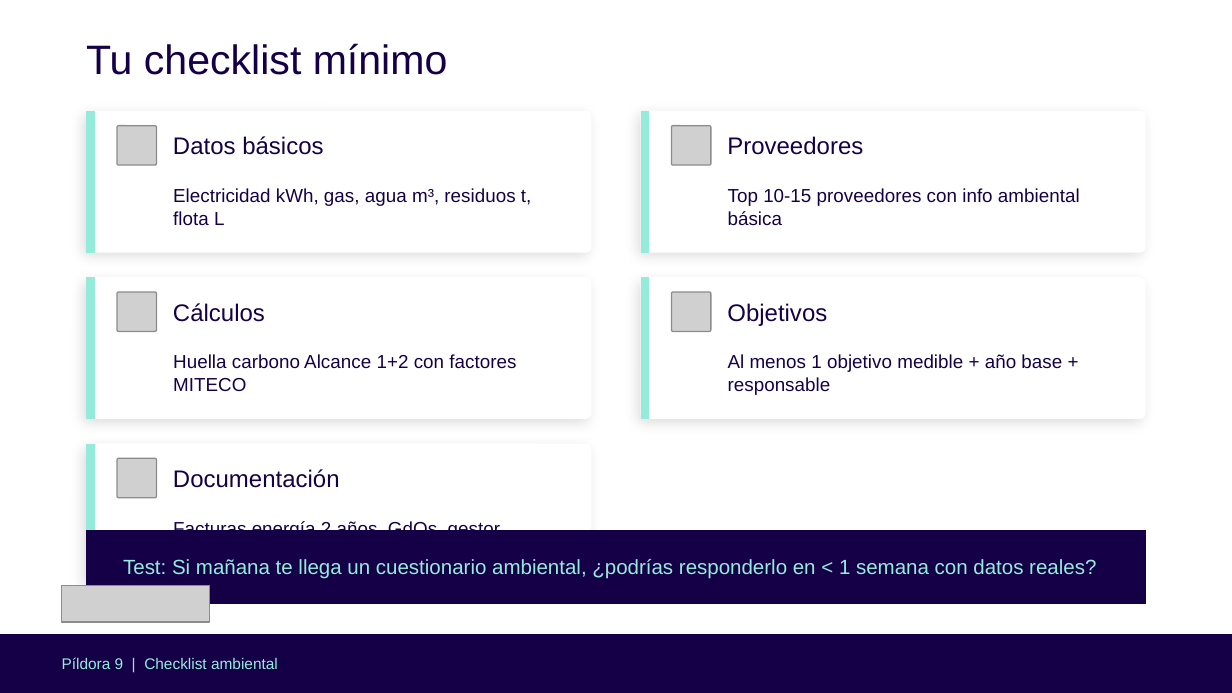
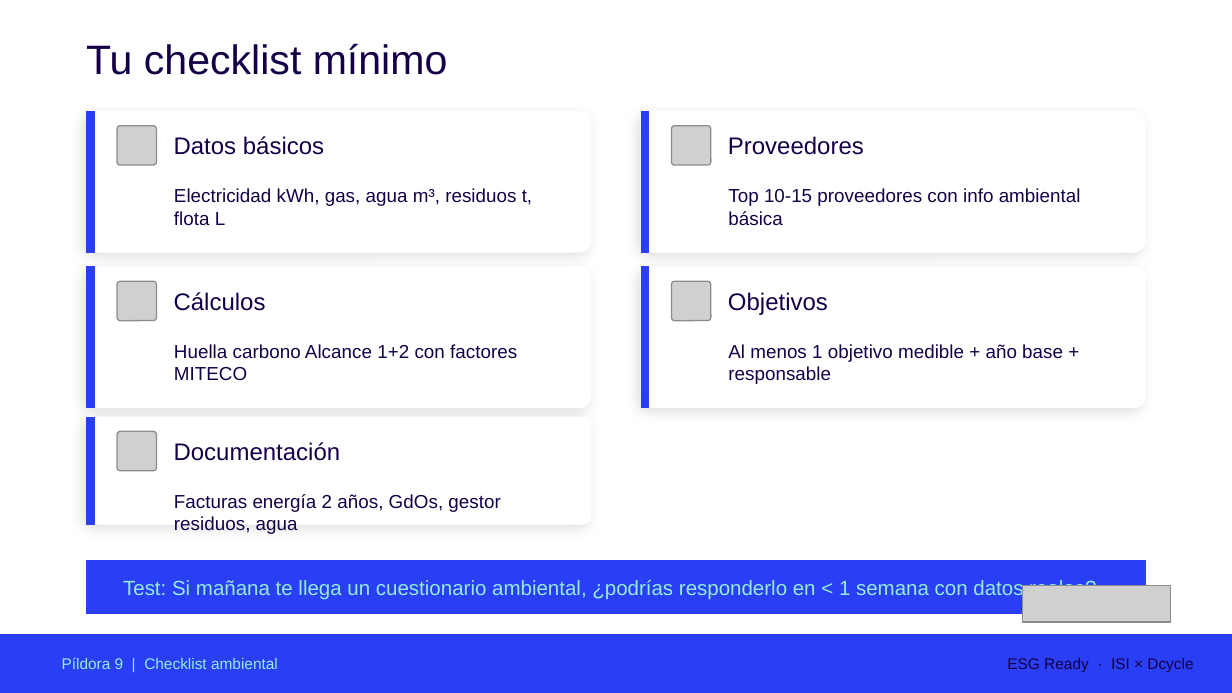
Before and after one commit to albaselvaortiz/claude-projects, a slide deck: slide 24 of claude_ESG_Ready_Modulo2_ISI.pptx. Drawn at 1232x693 pixels with LibreOffice and Linux fonts; fonts in the diff are those of the drawing; grey boxes stand for pictures. Boxes give left, top, right and bottom in pixels: in the first picture for what was removed or moved away, otherwise in the second. Text is boxed around its words. In the diff, an @@ line names an element or a change of style, - is before the commit and + after.

```diff
--- a/claude_ESG_Ready_Modulo2_ISI.pptx
+++ b/claude_ESG_Ready_Modulo2_ISI.pptx
@@ 4 texts, 2 pictures, 2 rounded rectangles, 2 freeform shapes moved together from (x1=86, y1=277, x2=1146, y2=419) to (x1=86, y1=266, x2=1146, y2=408) @@
@@ rounded rectangle resized from (x1=86, y1=444, x2=591, y2=585) to (x1=86, y1=416, x2=591, y2=525) @@
@@ fill #95EBDA to #2A3EF4 in 5 elements at (x1=86, y1=111, x2=95, y2=253), (x1=641, y1=111, x2=649, y2=253), (x1=86, y1=266, x2=95, y2=408), (x1=641, y1=266, x2=649, y2=408), (x1=86, y1=416, x2=95, y2=525) @@
@@ freeform shape resized from (x1=86, y1=444, x2=95, y2=585) to (x1=86, y1=416, x2=95, y2=525) @@
@@ 2 texts, 1 picture moved together from (x1=117, y1=458, x2=500, y2=562) to (x1=117, y1=431, x2=500, y2=534) @@
@@ freeform shape at (x1=86, y1=561, x2=1146, y2=615): fill #150047 to #2A3EF4 @@
@@ freeform shape resized from (x1=86, y1=530, x2=1146, y2=604) to (x1=86, y1=561, x2=1146, y2=615) @@
@@ text "Test: Si mañana te llega ..." moved from (x1=123, y1=559, x2=1096, y2=579) to (x1=123, y1=579, x2=1096, y2=600) @@
@@ picture moved from (x1=62, y1=585, x2=209, y2=622) to (x1=1023, y1=585, x2=1170, y2=622) @@
@@ freeform shape at (x1=0, y1=634, x2=1232, y2=692): fill #150047 to #2A3EF4 @@
@@ proportions changed in 6 elements at (x1=86, y1=111, x2=591, y2=253), (x1=641, y1=111, x2=1146, y2=253), (x1=86, y1=266, x2=591, y2=408), (x1=641, y1=266, x2=1146, y2=408), (x1=86, y1=416, x2=591, y2=525), (x1=924, y1=634, x2=1195, y2=692) @@
@@ text in rounded rectangle at (x1=1007, y1=658, x2=1193, y2=672): text added @@
+ESG Ready · ISI × Dcycle
```
Also in this commit, not shown: 24 other slides changed, 1 other file.
